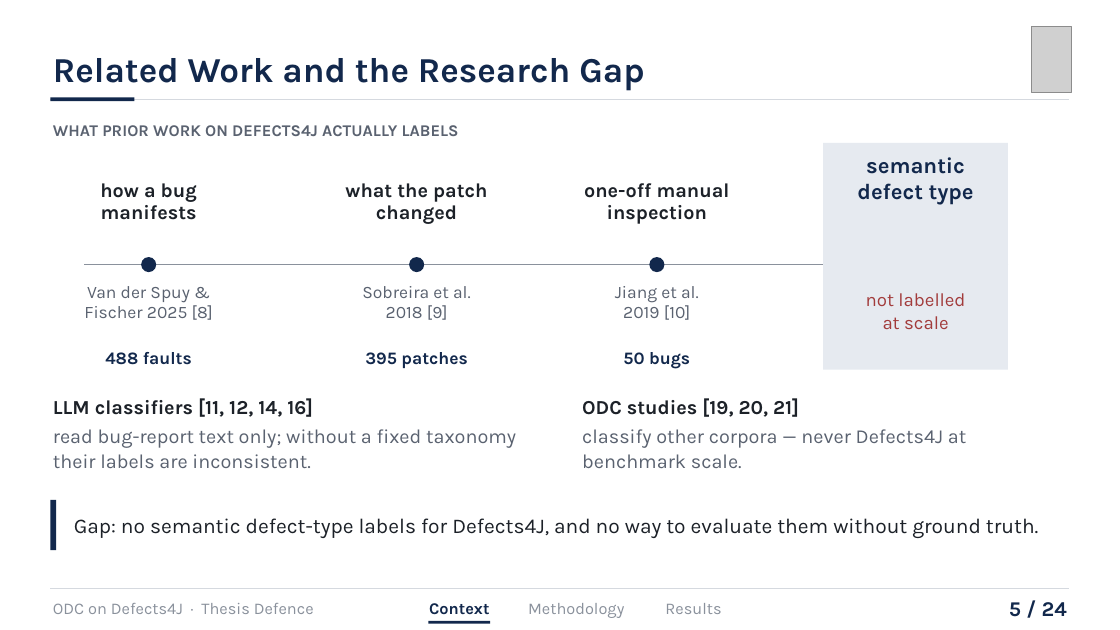
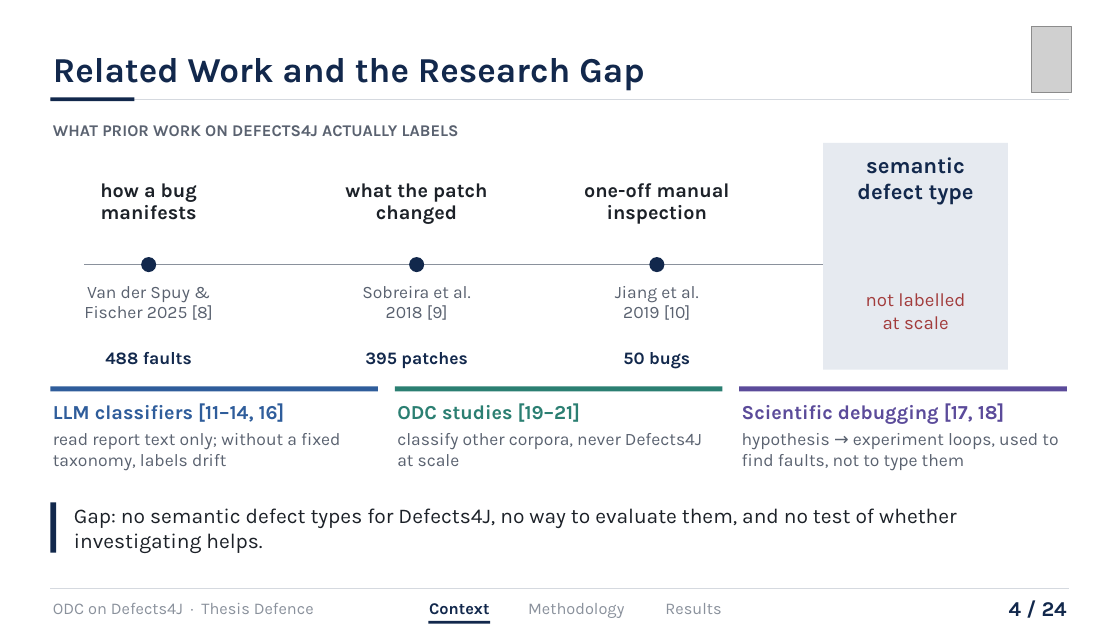
Before and after one commit to hasin023/d4j_odc_implementation, a slide deck: slide 4 of iut_submissions/presentation/Defence/SWE_Orthogonal Defect Classification on Defects4J Using an LLM-Driven Scientific Approach_presentation.pptx (slide 5 before the commit). Drawn at 1120x630 pixels with LibreOffice and Linux fonts; fonts in the diff are those of the drawing; grey boxes stand for pictures. Boxes give left, top, right and bottom in pixels: in the first picture for what was removed or moved away, otherwise in the second. Text is boxed around its words. In the diff, an @@ line names an element or a change of style, - is before the commit and + after.

```diff
--- a/iut_submissions/presentation/Defence/SWE_Orthogonal Defect Classification on Defects4J Using an LLM-Driven Scientific Approach_presentation.pptx
+++ b/iut_submissions/presentation/Defence/SWE_Orthogonal Defect Classification on Defects4J Using an LLM-Driven Scientific Approach_presentation.pptx
@@ rectangle added at <box>50,386,378,392</box>, fill #2F5D9B @@
@@ rectangle added at <box>395,386,723,392</box>, fill #2B7F72 @@
@@ rectangle added at <box>739,386,1067,392</box>, fill #5B4B9A @@
@@ text at <box>53,403,340,471</box>: text changed; size 17 to 15 pt @@
-LLM classifiers [11, 12, 14, 16]
-read bug-report text only; without a fixed taxonomy their labels are inconsistent.
+LLM classifiers [11–14, 16]
+read report text only; without a fixed taxonomy, labels drift
@@ text at <box>397,403,702,466</box>: text changed; size 17 to 15 pt @@
-ODC studies [19, 20, 21]
-classify other corpora — never Defects4J at benchmark scale.
+ODC studies [19–21]
+classify other corpora, never Defects4J at scale
@@ text added at <box>742,403,1058,471</box>, 15 pt, text #5A6270 @@
+Scientific debugging [17, 18]
+hypothesis → experiment loops, used to find faults, not to type them
@@ text at <box>74,508,957,553</box>: text changed @@
-Gap: no semantic defect-type labels for Defects4J, and no way to evaluate them without ground truth.
+Gap: no semantic defect types for Defects4J, no way to evaluate them, and no test of whether investigating helps.
@@ text at <box>1009,602,1067,616</box>: text changed @@
-5 / 24
+4 / 24
```
Also in this commit, not shown: 18 other slides changed, 6 slides added, 6 slides removed, 4 other files.
